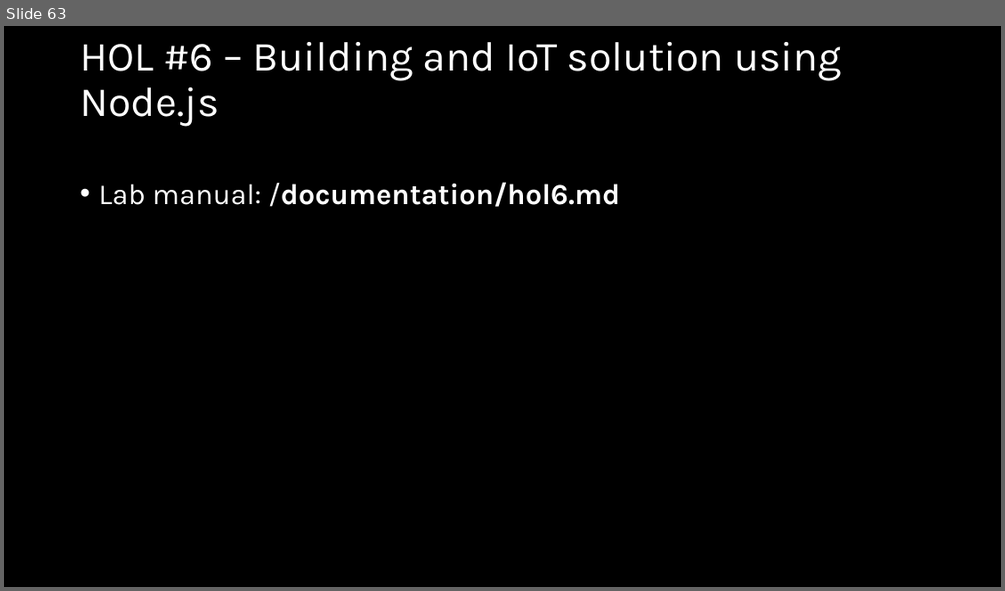
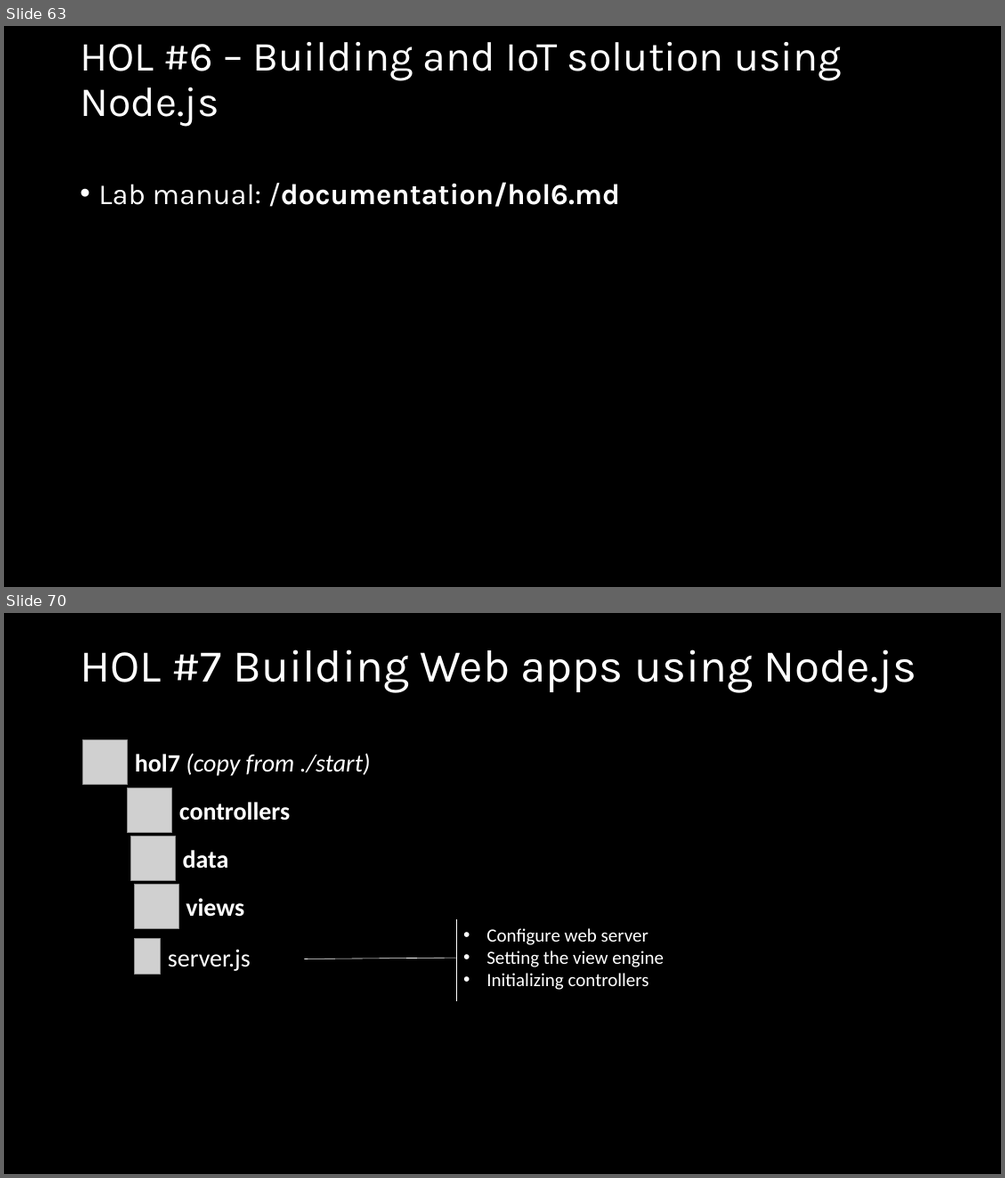
Before and after one commit to wmmihaa/Introduction-to-Node.js, a slide deck: slides/Introduction to Node.js.pptx. Shown one above the other, each under a label of ours: slide 63 before the commit, slides 63 and 70 after it; the slides between them are not shown. The pictures are 1005x591 and 1005x1178 pixels, drawn with LibreOffice and Linux fonts; fonts in the diff are those of the drawing; grey boxes stand for pictures. Boxes give left, top, right and bottom in pixels: in the first picture for what was removed or moved away, otherwise in the second. Text is boxed around its words. In the diff, an @@ line names an element or a change of style, - is before the commit and + after.

```diff
--- a/slides/Introduction to Node.js.pptx
+++ b/slides/Introduction to Node.js.pptx
@@ slide 70 added at (4,613,1001,1174), background #000000 @@
@@ title added at (80,649,916,693), 44 pt, text #FFFFFF @@
+HOL #7 Building Web apps using Node.js
@@ picture added at (83,740,128,785) @@
@@ text added at (135,753,371,776), 24 pt, text #FFFFFF, italic @@
+hol7 (copy from ./start)
@@ picture added at (128,788,172,833) @@
@@ text added at (179,802,290,820), 24 pt, text #FFFFFF, bold @@
+controllers
@@ picture added at (130,835,175,881) @@
@@ text added at (183,850,229,868), 24 pt, text #FFFFFF, bold @@
+data
@@ picture added at (134,884,179,929) @@
@@ text added at (186,898,244,916), 24 pt, text #FFFFFF, bold @@
+views
@@ line added from (456, 919) to (456, 1001), #FFFFFF 0.5 pt @@
@@ text added at (486,928,663,989), 18 pt, text #FFFFFF @@
+• Configure web server
+• Setting the view engine
+• Initializing controllers
@@ picture added at (134,938,161,974) @@
@@ text added at (168,949,251,971), 24 pt, text #FFFFFF @@
+server.js
@@ line added from (456, 957) to (305, 958), #FFFFFF 0.5 pt @@
```
Also in this commit, not shown: 7 slides changed, 6 other slides added, 1 other file.
